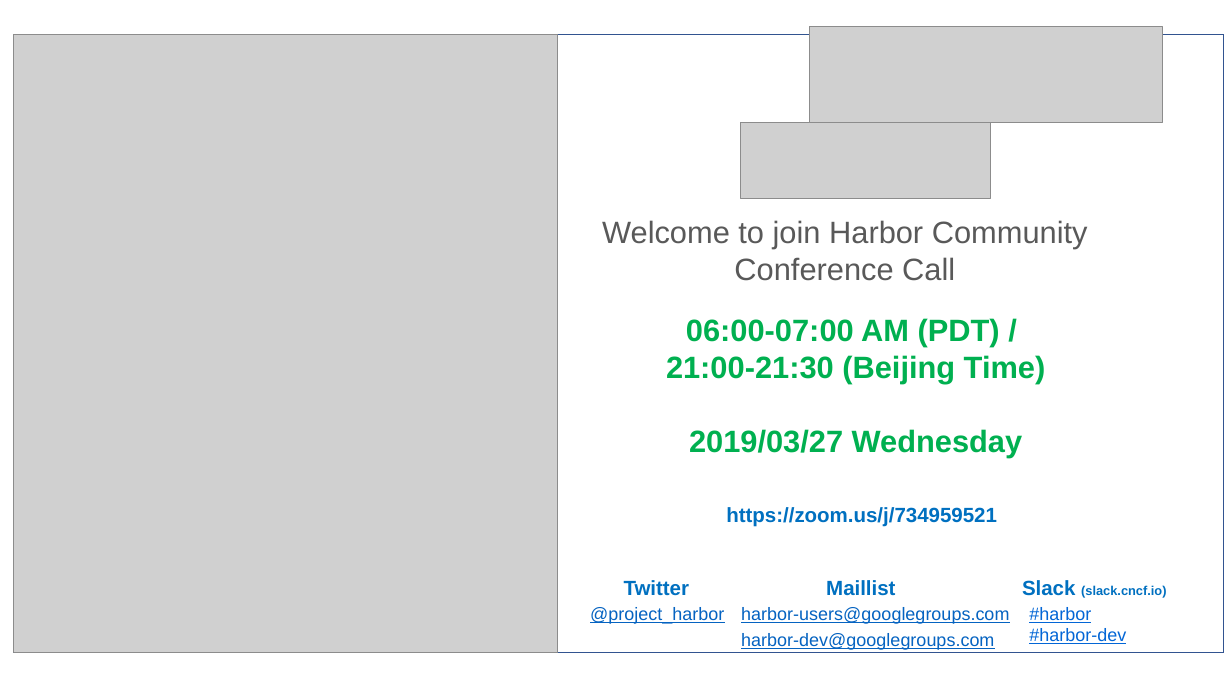
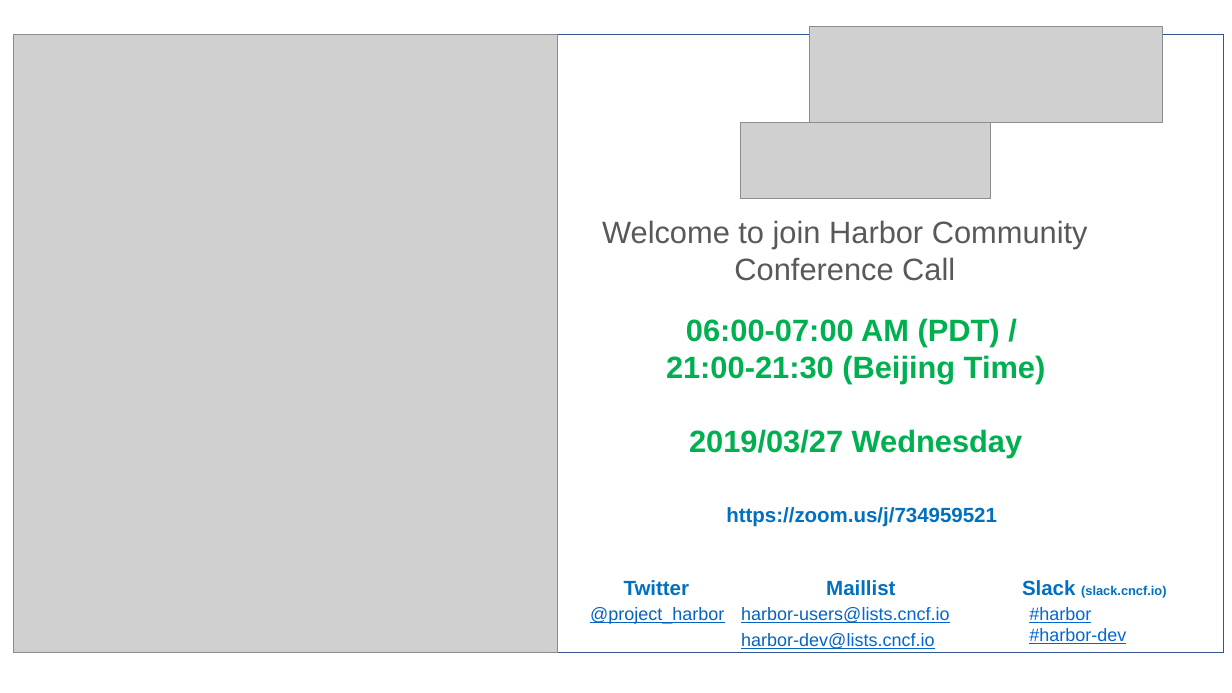
Before and after one commit to goharbor/community, a slide deck: slide 1 of conf-calls/2019-03-27/community_call_2019-03-27.pptx. Drawn at 1232x693 pixels with LibreOffice and Linux fonts; fonts in the diff are those of the drawing; grey boxes stand for pictures. Boxes give left, top, right and bottom in pixels: in the first picture for what was removed or moved away, otherwise in the second. Text is boxed around its words. In the diff, an @@ line names an element or a change of style, - is before the commit and + after.

```diff
--- a/conf-calls/2019-03-27/community_call_2019-03-27.pptx
+++ b/conf-calls/2019-03-27/community_call_2019-03-27.pptx
@@ text at (x1=741, y1=607, x2=949, y2=623): text changed @@
-harbor-users@googlegroups.com
+harbor-users@lists.cncf.io
@@ text at (x1=741, y1=633, x2=934, y2=649): text changed; text colour #0563C1 to #0366D6 @@
-harbor-dev@googlegroups.com
+harbor-dev@lists.cncf.io
```
Also in this commit, not shown: 2 other slides changed.
